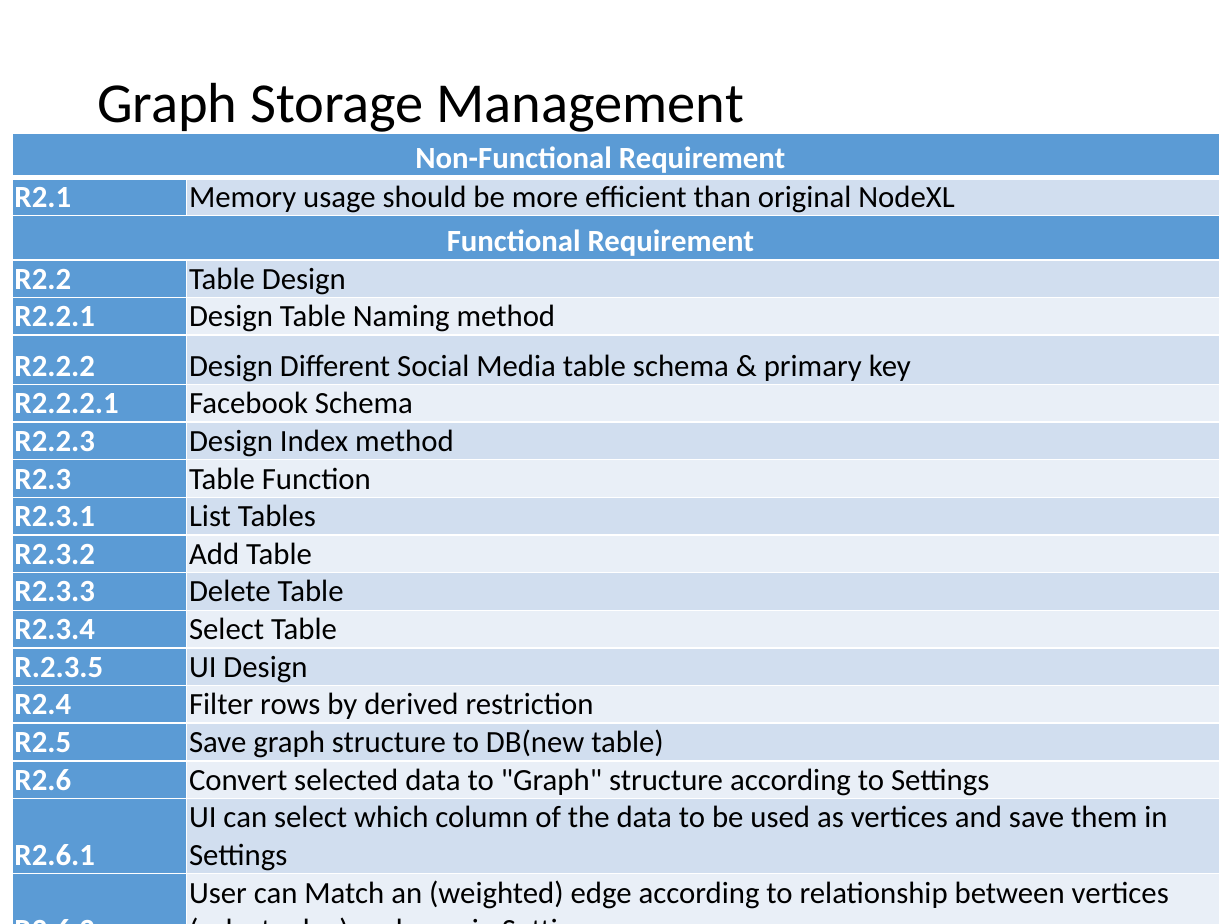
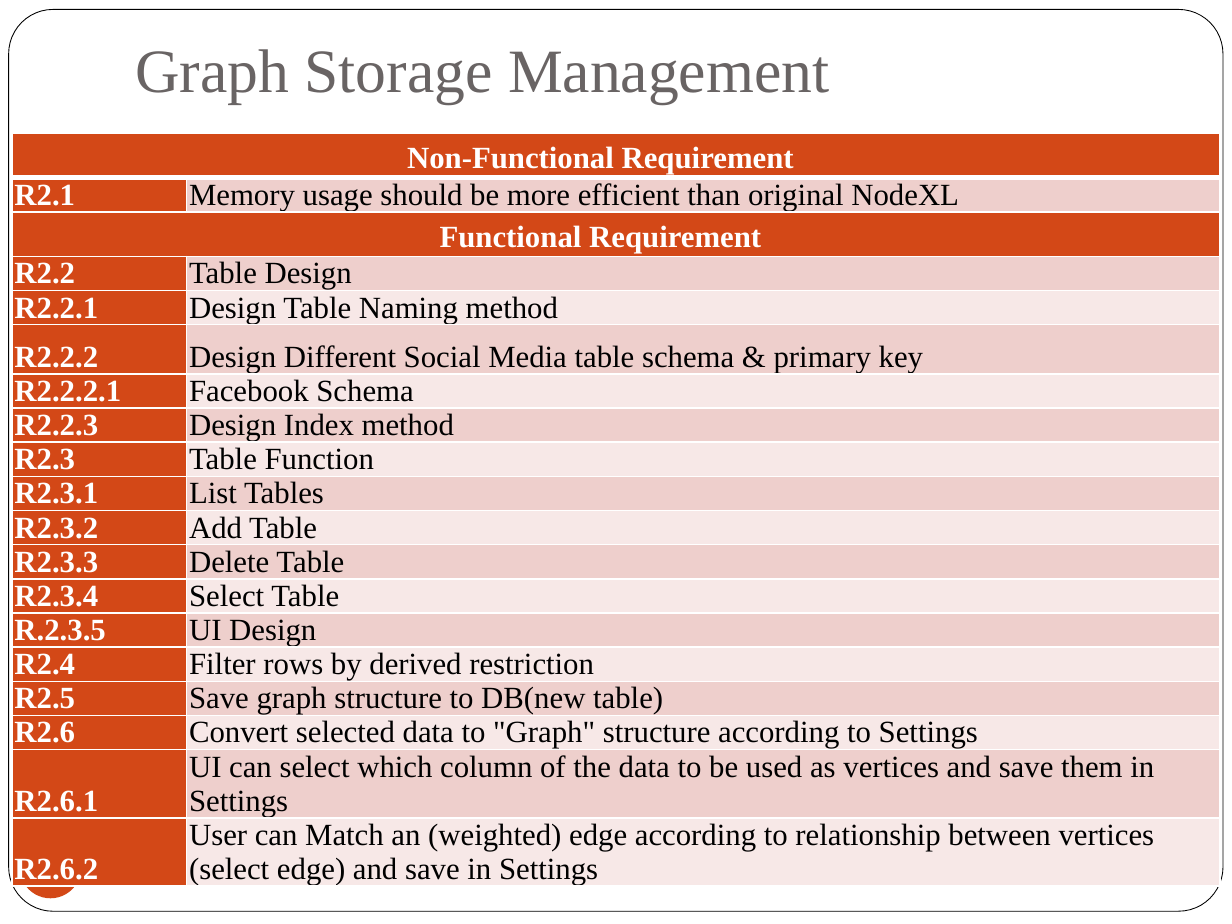
Before and after one commit to 2014-sed-team3/term-project, a slide deck: slide 7 of project/report/report.pptx. Drawn at 1232x924 pixels with LibreOffice and Linux fonts; fonts in the diff are those of the drawing. Boxes give left, top, right and bottom in pixels: in the first picture for what was removed or moved away, otherwise in the second. Text is boxed around its words. In the diff, an @@ line names an element or a change of style, - is before the commit and + after.

```diff
--- a/project/report/report.pptx
+++ b/project/report/report.pptx
@@ rounded rectangle added at (9, 10, 1223, 912), fill #FFFFFF, outline #000000 0.5 pt @@
@@ title "Graph Storage Management": place and size @@
-title "Graph Storage Management" at (97, 82, 744, 136)
+title "Graph Storage Management" at (135, 49, 829, 104)
@@ title "Graph Storage Management" at (135, 49, 829, 104): size 33 to 36 pt, font Calibri to Times New Roman, text colour #000000 to #696464; line spacing 0.9 to 1; vertical alignment middle to bottom @@
@@ table at (12, 133, 1221, 889) @@
@@ fill #5B9BD5 to #D34817 in 19 cells @@
@@ fill #D2DEEF to #EFCFCC in 9 cells @@
@@ fill #EAEFF7 to #F7E9E8 in 8 cells @@
@@ font Calibri to Times New Roman @@
@@ page number added at (20, 837, 81, 898), fill #D34817, 14 pt, text #FFFFFF @@
+7
```
Also in this commit, not shown: 46 other slides changed.
